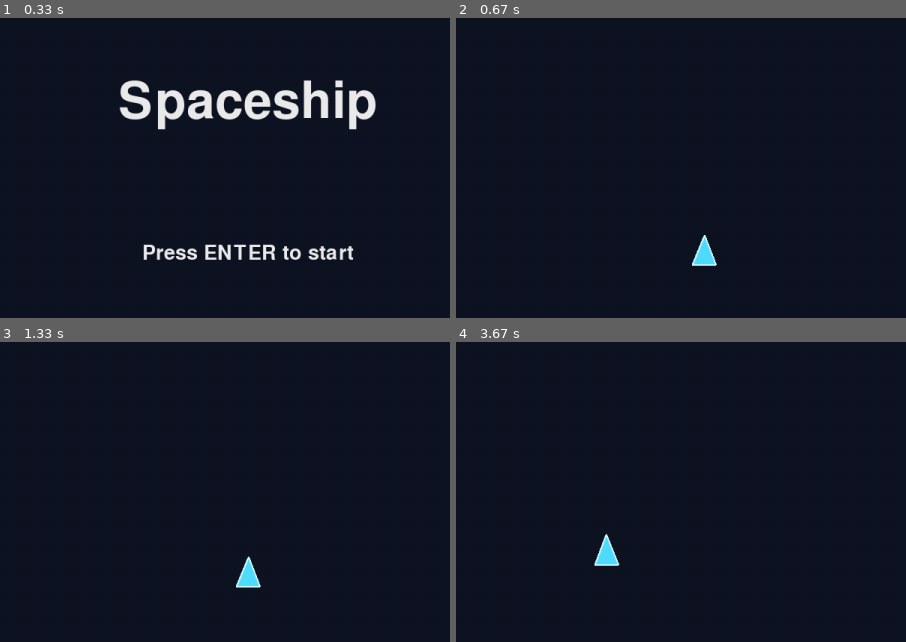
Above: before the commit, frames 1-4 (two rows, left to right).
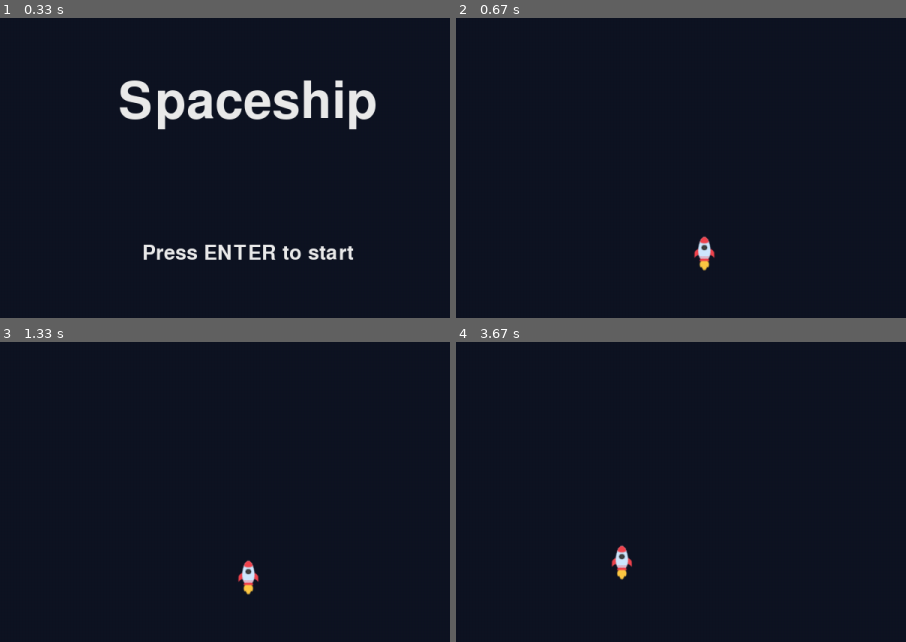
Above: after the commit, the same moments.

Repository: mike-lima-uno/pygame_spaceship
Game: pygame game, started from run.py
Same seed, same stepped clock (60 frames per second), same inputs: the game is played once before the commit and once after it.
Inputs:
- Up to frame 1 (0.33 s): no input
- Up to frame 2 (0.67 s): tap Enter at 0.33 s
- Up to frame 3 (1.33 s): hold Right 0.67-1.13 s; hold Up from 1.17 s (still down); tap Space at 1.23 s
- Up to frame 4 (3.67 s): release Up at 1.47 s; hold Right 1.5-1.97 s; tap Space at 1.57, 1.87, 2.07, 2.37, 2.63, 2.97, 3.27, 3.4 s; hold Left 2-2.53 s; hold Down 2.57-2.87 s; hold Left 2.9-3.3 s; hold Up from 3.33 s (still down); tap B at 3.48 s
The pictures show only the part of the screen within x 22-72%, y 11-61%; the shares and areas given below are measured in that part.

Frame 1 is identical in both runs. In frame 2, 0.4% of the frame differs, in the area x 52-58%, y 72-85%; in frame 3, 0.4%; in frame 4, 0.6%, in the area x 30-40%, y 64-80%.

Commit message:
image ship implemented. remains option for triangle

Diff:
--- a/src/game.py
+++ b/src/game.py
@@ -98,6 +98,7 @@
         """supports handle_events when a key downs"""
 
         # - - - arrows - - -
+        self.direction_last = self.ship.direction.copy()
         if key == pygame.K_UP:
             self.ship.set_direction(settings.UP)
 
--- a/src/settings.py
+++ b/src/settings.py
@@ -1,4 +1,5 @@
 import pygame
+from pathlib import Path
 
 # Window
 WINDOW_TITLE = "Pygame (rudimentary) Spaceship - Cisso Lima App (C)"
@@ -32,6 +33,14 @@
 
 # - - - ship - - -
 
+# DRAW_SHIP indicates whether to draw the ship (true)
+# or triangle (false) on the screen.
+DRAW_SHIP = True
+
+BASE_DIR = Path(__file__).resolve().parent.parent
+SHIP_IMAGE = BASE_DIR / "assets" / "spaceship32x32_up.png"
+
+
 # Ship
 SHIP_SIZE = 24
 SHIP_MARGIN = 4
--- a/src/ship.py
+++ b/src/ship.py
@@ -6,8 +6,20 @@
 
     def __init__(self, x, y):
         """define the inital position, direction and speed of the ship"""
-        self.position = pygame.Vector2(x, y)
+        if settings.DRAW_SHIP:
+            self.image = pygame.image.load(settings.SHIP_IMAGE).convert_alpha()
+            self.image = pygame.transform.scale(
+                self.image,
+                (settings.SHIP_SIZE * 2, settings.SHIP_SIZE * 2),
+            )
+            self.position = self.image.get_rect(
+                center=(x, y)
+            )
+        else:
+            self.position = pygame.Vector2(x, y)
+
         self.direction = settings.UP.copy()
+        self.direction_last = self.direction.copy()
         self.speed = settings.INITIAL_SPEED
         self.is_dead = False
 
@@ -32,7 +44,10 @@
 
     def update(self):
         movement = self.direction * self.speed
-        self.position += movement
+        if not settings.DRAW_SHIP:
+            self.position += movement
+        else:
+            self.position.center += movement
 
         self.detect_wall_collision()
 
@@ -68,6 +83,10 @@
 
     def get_polygon(self):
         """Create a triangular polygon pointing in the current direction."""
+
+        if settings.DRAW_SHIP:
+            return
+
         forward = self.direction
         perpendicular = pygame.Vector2(-forward.y, forward.x)
 
@@ -91,6 +110,19 @@
         return [nose, rear_left, rear_right]
 
     def draw(self, screen):
+        if settings.DRAW_SHIP:
+            if self.direction != self.direction_last.copy():
+                cross = self.direction.cross(self.direction_last)
+                if cross == 0:
+                    self.image = pygame.transform.rotate(self.image, 180)
+                elif cross > 0:
+                    self.image = pygame.transform.rotate(self.image, 90)
+                elif cross < 0:
+                    self.image = pygame.transform.rotate(self.image, -90)
+            screen.blit(self.image, self.position)
+            self.direction_last = self.direction.copy()
+            return
+
         polygon = self.get_polygon()
 
         pygame.draw.polygon(
Not shown, changed: README.md
Binary file added: assets/spaceship32x32_up.png
